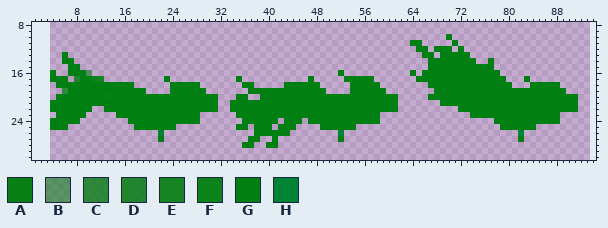
Two states of a sprite sheet, images/playerAntCloak-sheet.png. Above: the version before the commit.
The file is 90x32 pixels. Pixels under 10% opacity are left out. Colours within 5 levels of each other are drawn and written as one. Shown: x 1..94, y 8..30. The old version is drawn lined up with the new one, on the new canvas.
Palette (. is transparent): A #007e0ef5  B #007f0e88  C #007f0ec2  D #007f0ed4  E #007f0ee1  F #007f0eef  G #007f12  H #008335
Pixels before, first column x 4:
10 ..................................................................G.....................
11 ............................................................GG.....G....................
12 .............................................................GG.GGG.G...................
13 ..G...........................................................GG.GGGGG..................
14 ..GG...........................................................GGGGGGGG..G..............
15 ...GG..........................................................GGGGGGGGGGG..............
16 G..GGGB.........................................G...........G.GGGGGGGGGGGGG.............
17 GGG.DGGFE..........G...........G...........G.....GGGGG.......GGGGGGGGGGGGGGG...G........
18 .GGGGGGGGGGGGG......GGGGG.......GG.....GGGGGG.....GGGGG........GGGGGGGGGGGGGG...GGGGG...
19 ..CGGGGGGGGGGGGG....GGGGGG.......GGGGGGGGGGGGG....GGGGGG........GGGGGGGGGGGGGGGGGGGGGG..
20 .GGGGGGGGAGGGGGGGGGGGGGGGGGG...GG..GGGGGGGGGGGGGGGGGGGGGGG.....GGGGGGGGGGGGGGGGGGGGGGGGG
21 GGGGGGGGGGGGGGGAGGGGGGGGGGGG..GGGGGGGGGGGGGGGAGGGGGGGGGGGG.......GGGGGGGGGGGGGGGGGGGGGGG
22 GGGGGGG..GGGGGGGGGGGGGGGGGGG..GGGGGGGGGGGGGGGGGGGGGGGGGGGG..........GGGGGGGGGGGGGGGGGGGG
23 .GGGGG.....GGGGGGGGGGGGGG......GGGGGGGGGGGGGGGGGGGGGGGG...............GGGGGGGGGGGGGGG...
24 GGGGG........GGGGGGGGGGGG.......GGGGGG.GGG.GGGGGGGGGGGG...................GGGGGGGGGGG...
25 GGG...........GGGGGGG..........GG.GGG.GGG....GGGGGG........................GGGGGG.......
26 ..................H...............GGGGGG........H.............................H.........
27 ..................G..............GG..G..........G.............................G.........
28 ................................GG..GG..................................................
After:
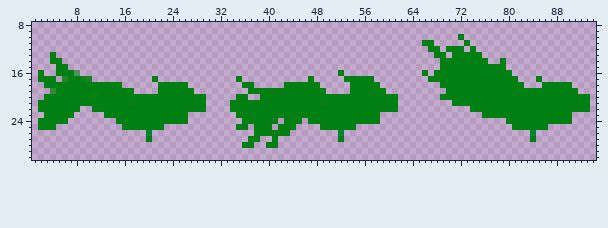
Edits made:
canvas 90x32 -> 96x32, the old top-left corner now at 4,0
Changed rows in their new state; - is an unchanged pixel.
first column x 2:
10 --------------------------------------------------------------------.-G---------------------
11 --------------------------------------------------------------..GG---.-G--------------------
12 ---------------------------------------------------------------..G-.-G--G-------------------
13 --G-.-----------------------------------------------------------..G-.---GG------------------
14 --GG..-----------------------------------------------------------..------GG.-G--------------
15 ---GG..----------------------------------------------------------..---------GG--------------
16 G-.GG-B..-----------------------------------------------------.--.-----------GG-------------
17 GG-.DGGFE..--------G-.-----------------------------------------..-------------GG-.-G--------
18 -GG-----------..----GG---..--------------------------------------..------------GG-..---GG---
19 --CGG-----------..--GG----..--------------------------------------..--------------------GG--
20 -GG------A-G----------------..-----------------------------------..-----------------------GG
21 GG-------------A-G----------..-------------------------------------..---------------------GG
22 GG-----..GG-----------------..----------------------------------------..------------------GG
23 -GG---..---GG------------..---------------------------------------------..-------------GG---
24 GG---..------GG----------..-------------------------------------------------..---------GG---
25 GG-..---------GG-----..------------------------------------------------------..----GG-------
26 ------------------H-.-----------------------------------------------------------.-H---------
27 ------------------G-.-----------------------------------------------------------.-G---------
